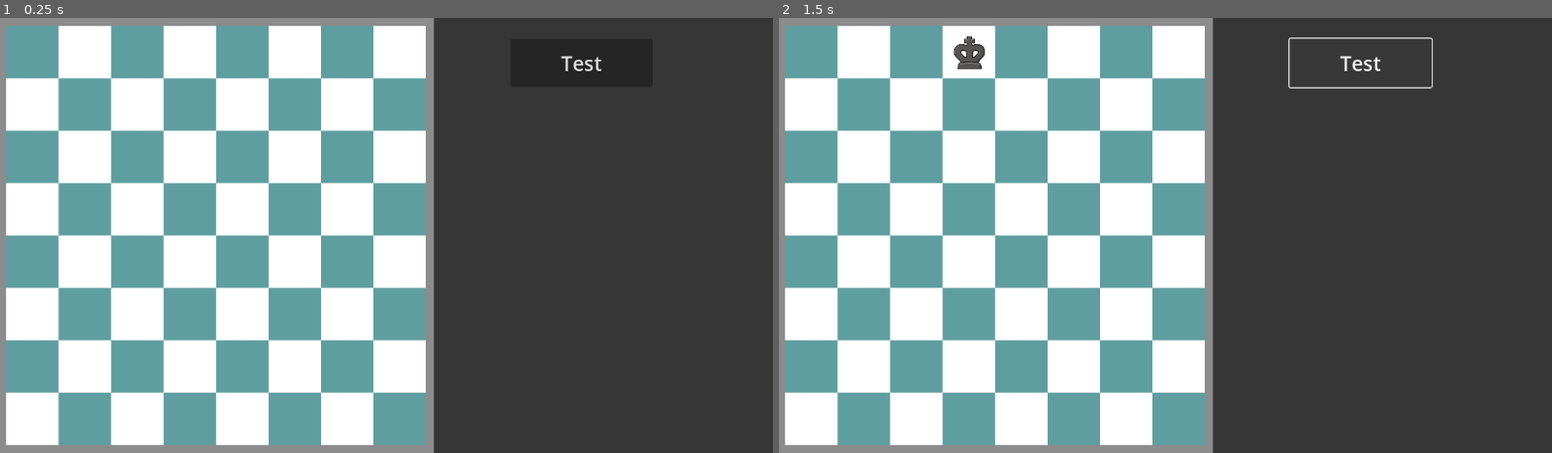
Above: before the commit, frames 1-2 (left to right).
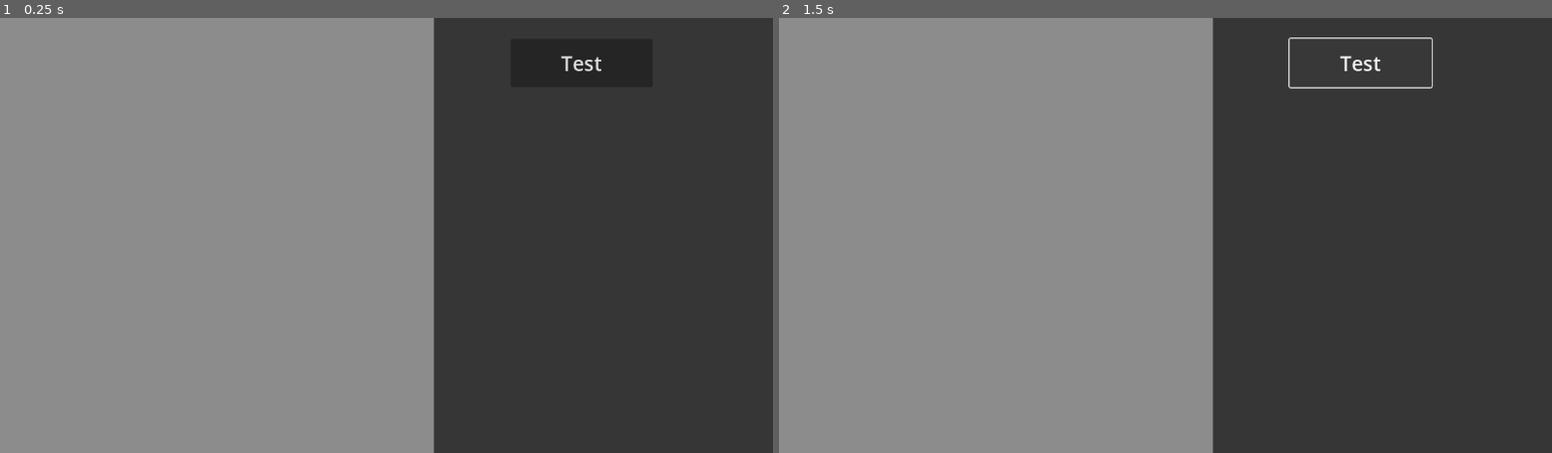
Above: after the commit, the same moments.

Repository: harrisb002/ChessDefense
Game: Godot game, scene res://Scenes/main.tscn
The game is run twice, just before and just after one commit, with the same random seed, the same clock (stepped at 60 frames per second) and the same inputs.
Inputs:
- Up to frame 1 (0.25 s): no input
- Up to frame 2 (1.5 s): click "Test" at 0.5 s; click "Test" at 1.25 s

The runs differ from the first frame. In frame 1, 52% of the frame differs, in the area x 0-56%, y 1-99%; in frame 2, 52%.
Error after the commit: Parse Error: Expected identifier after "." for attribute access. (res://Scripts/GUI.gd:77)

Commit message:
Maping icons to fen string

Diff:
--- a/Scenes/piece.tscn
+++ b/Scenes/piece.tscn
@@ -14,9 +14,9 @@
 anchor_bottom = 0.5
 offset_left = -20.0
 offset_top = -20.0
-offset_right = 40.0
-offset_bottom = 40.0
+offset_right = 50.0
+offset_bottom = 50.0
 grow_horizontal = 2
 grow_vertical = 2
 texture = ExtResource("2_8gr7s")
-expand_mode = 2
+expand_mode = 5
--- a/Scripts/DataHandler.gd
+++ b/Scripts/DataHandler.gd
@@ -6,7 +6,37 @@
 # 	can get the corresponding location for it
 
 # Create ordered list of Pieces
-enum PieceNames { BLACK_BISHOP, WHITE_BISHOP, BLACK_KING, WHITE_KING, BLACK_KNIGHT, WHITE_KNIGHT, BLACK_PAWN, WHITE_PAWN, BLACK_QUEEN, WHITE_QUEEN, BLACK_ROOK, WHITE_ROOK}
+enum PieceNames {
+	BLACK_BISHOP,
+	WHITE_BISHOP,
+	BLACK_KING,
+	WHITE_KING,
+	BLACK_KNIGHT,
+	WHITE_KNIGHT,
+	BLACK_PAWN,
+	WHITE_PAWN,
+	BLACK_QUEEN,
+	WHITE_QUEEN,
+	BLACK_ROOK,
+	WHITE_ROOK
+}
+
+# Dictionary to map fen string notation to the propper icons
+# rnbqkbnr/pppppppp/8/8/8/8/PPPPPPPP/RNBQKBNR
+var fen_dict := {
+	"r" = PieceNames.BLACK_ROOK,
+	"n" = PieceNames.BLACK_KNIGHT,
+	"b" = PieceNames.BLACK_BISHOP,
+	"q" = PieceNames.BLACK_QUEEN,
+	"k" = PieceNames.BLACK_KING,
+	"p" = PieceNames.BLACK_PAWN,
+	"R" = PieceNames.WHITE_ROOK,
+	"N" = PieceNames.WHITE_KNIGHT,
+	"B" = PieceNames.WHITE_BISHOP,
+	"Q" = PieceNames.WHITE_QUEEN,
+	"K" = PieceNames.WHITE_KING,
+	"P" = PieceNames.WHITE_PAWN,
+}
 
 # Called when the node enters the scene tree for the first time.
 func _ready() -> void:
--- a/Scripts/GUI.gd
+++ b/Scripts/GUI.gd
@@ -11,8 +11,9 @@
 var grid_array := [] # Fetch slot instances
 var piece_array := [] # Fetch piece instances
 
-# Half of the slot size to use as offset
-var icon_offset := Vector2(30, 30)
+var icon_offset := Vector2(25, 25) # Using offset for size of icon/slots
+var fen = "rnbqkbnr/pppppppp/8/8/8/8/PPPPPPPP/RNBQKBNR" # Starting Position Fen String
+
 
 # Called when the node enters the scene tree for the first time.
 func _ready() -> void:
@@ -60,8 +61,17 @@
 	new_piece.slot_ID = location
 
 
+func _on_test_button_pressed() -> void:
+	add_piece(DataHandler.PieceNames.BLACK_KING, 3)
 
 
-
-func _on_test_button_pressed() -> void:
-	add_piece(DataHandler.PieceNames.BLACK_KING, 3)
+func parse_fen(fen : String) -> void:
+	var boardstate = fen.split(" ")
+	var board_index := 0
+	for i in boardstate[0]: # Getting first portion of string
+		if i == "/": continue #Skip dashes
+		if i.is_valid_int(): # Check if number
+			board_index += i.to_int() # Add based on number of chars in string
+		else:
+			# Now seen a letter so add a piece
+			add_piece(DataHandler.)
